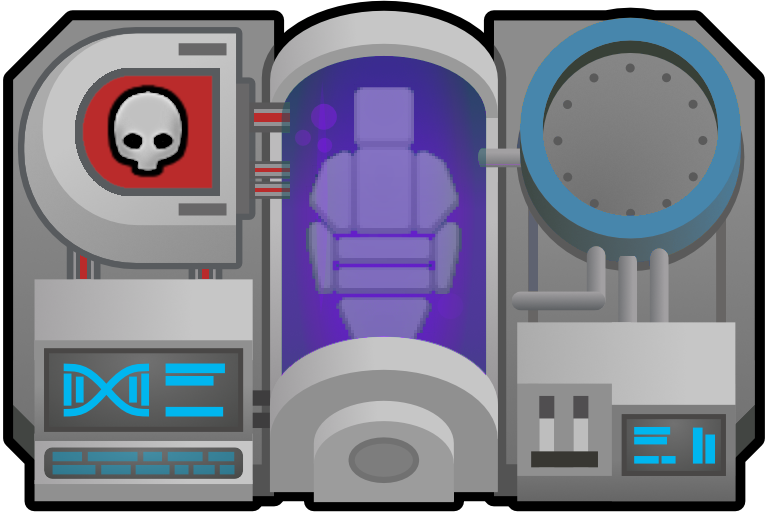
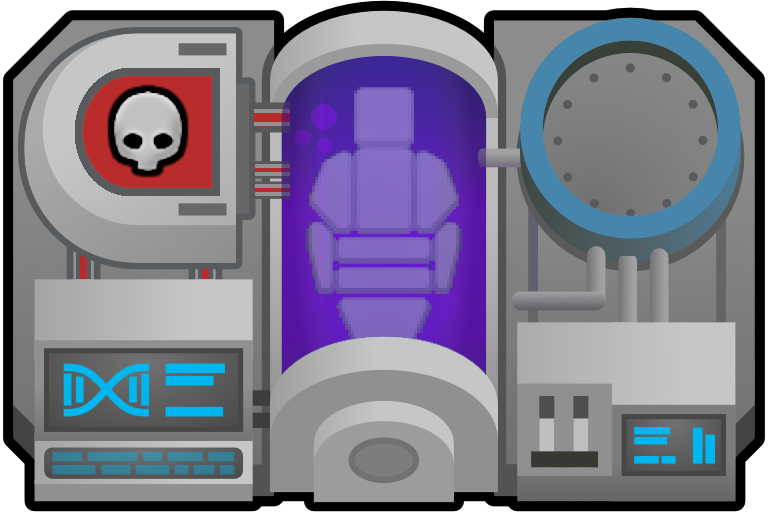
Comparing the layer stacks of the two 768 x 512 images. Changes:
painted on "GET_ExtractorTop_north.png" over bbox(281, 56, 486, 376)
